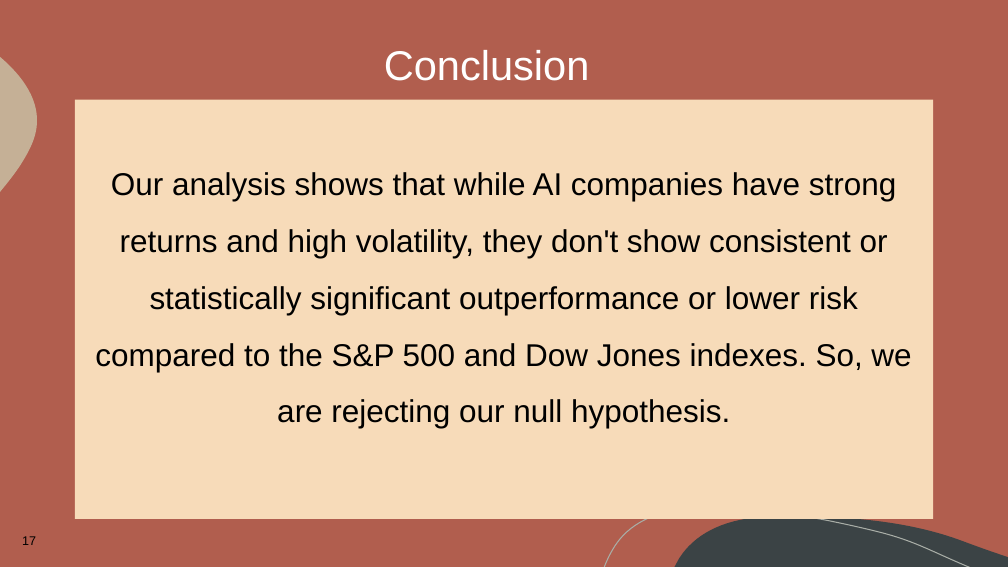
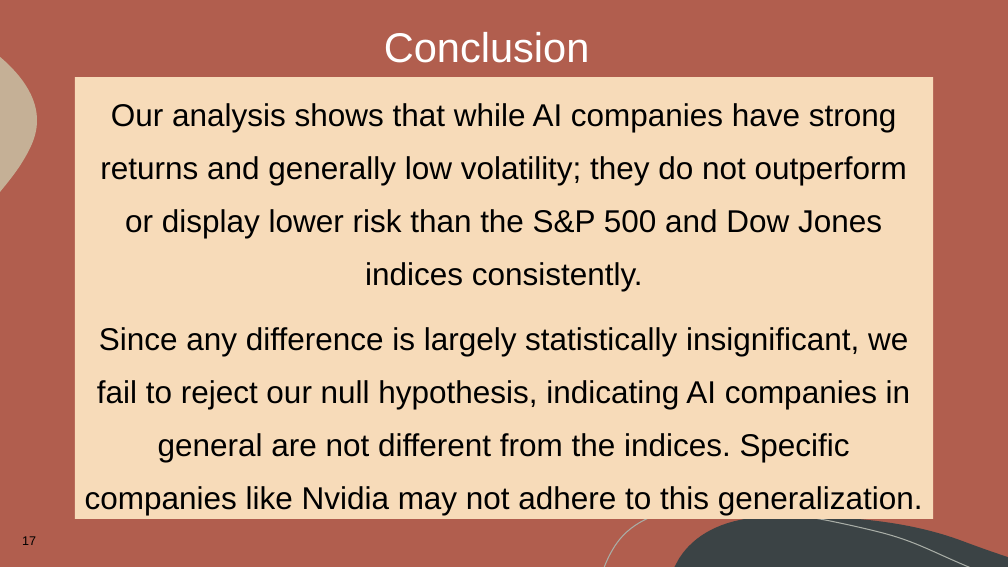
Before and after one commit to Nate-Sheibley/Top-10-AI-stocks-5y-overview, a slide deck: slide 17 of AIStocksProject/Presentation-Tech Giants Face-Off - Group 3.pptx. Drawn at 1008x567 pixels with LibreOffice and Linux fonts; fonts in the diff are those of the drawing. Boxes give left, top, right and bottom in pixels: in the first picture for what was removed or moved away, otherwise in the second. Text is boxed around its words. In the diff, an @@ line names an element or a change of style, - is before the commit and + after.

Commit message:
improved conclusion and edited some readme format

```diff
--- a/AIStocksProject/Presentation-Tech Giants Face-Off - Group 3.pptx
+++ b/AIStocksProject/Presentation-Tech Giants Face-Off - Group 3.pptx
@@ title "Conclusion": place and size @@
-title "Conclusion" at (384,50,590,81)
+title "Conclusion" at (384,32,590,63)
@@ text "Our analysis shows that while ...": place and size @@
-text "Our analysis shows that while ..." at (75,100,933,520)
+text "Our analysis shows that while ..." at (75,77,933,519)
@@ text at (85,103,923,515): text changed @@
-Our analysis shows that while AI companies have strong returns and high volatility, they don't show consistent or statistically significant outperformance or lower risk compared to the S&P 500 and Dow Jones indexes. So, we are rejecting our null hypothesis.
+Our analysis shows that while AI companies have strong returns and generally low volatility; they do not outperform or display lower risk than the S&P 500 and Dow Jones indices consistently.
+Since any difference is largely statistically insignificant, we fail to reject our null hypothesis, indicating AI companies in general are not different from the indices. Specific companies like Nvidia may not adhere to this generalization.
```
Also in this commit, not shown: 3 other slides changed, 1 other file.
